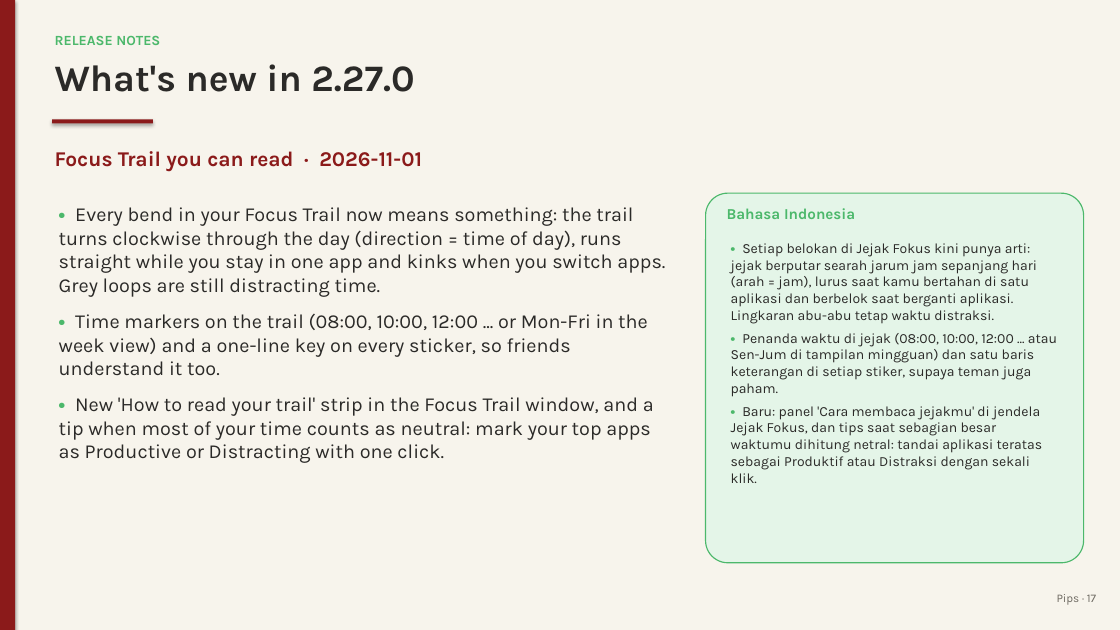
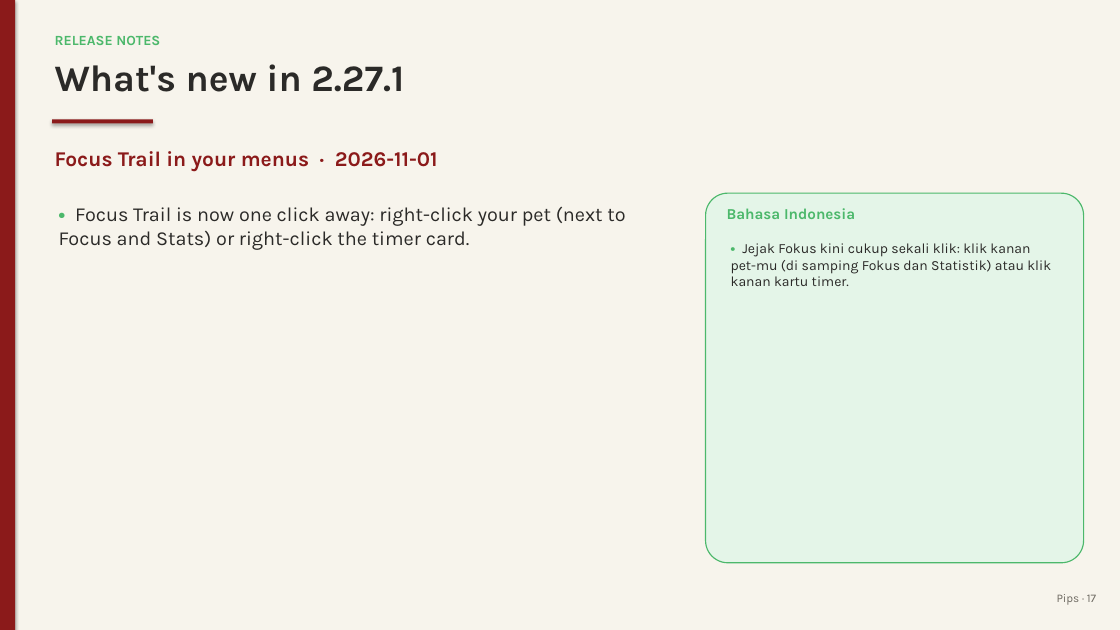
Before and after one commit to juw12/projects, a slide deck: slide 17 of apps/pips/web/download/Pips-Guide.pptx. Drawn at 1120x630 pixels with LibreOffice and Linux fonts; fonts in the diff are those of the drawing. Boxes give left, top, right and bottom in pixels: in the first picture for what was removed or moved away, otherwise in the second. Text is boxed around its words. In the diff, an @@ line names an element or a change of style, - is before the commit and + after.

Commit message:
pips 2.27.1: Focus Trail in your menus

```diff
--- a/apps/pips/web/download/Pips-Guide.pptx
+++ b/apps/pips/web/download/Pips-Guide.pptx
@@ text at bbox=[55, 64, 404, 92]: text changed @@
-What's new in 2.27.0
+What's new in 2.27.1
@@ text at bbox=[55, 151, 438, 172]: text changed @@
-Focus Trail you can read · 2026-11-01
+Focus Trail in your menus · 2026-11-01
@@ text at bbox=[59, 207, 625, 250]: text changed @@
-• Every bend in your Focus Trail now means something: the trail turns clockwise through the day (direction = time of day), runs straight while you stay in one app and kinks when you switch apps. Grey loops are still distracting time.
-• Time markers on the trail (08:00, 10:00, 12:00 ... or Mon-Fri in the week view) and a one-line key on every sticker, so friends understand it too.
-• New 'How to read your trail' strip in the Focus Trail window, and a tip when most of your time counts as neutral: mark your top apps as Productive or Distracting with one click.
+• Focus Trail is now one click away: right-click your pet (next to Focus and Stats) or right-click the timer card.
@@ text at bbox=[731, 243, 1051, 286]: text changed @@
-• Setiap belokan di Jejak Fokus kini punya arti: jejak berputar searah jarum jam sepanjang hari (arah = jam), lurus saat kamu bertahan di satu aplikasi dan berbelok saat berganti aplikasi. Lingkaran abu-abu tetap waktu distraksi.
-• Penanda waktu di jejak (08:00, 10:00, 12:00 ... atau Sen-Jum di tampilan mingguan) dan satu baris keterangan di setiap stiker, supaya teman juga paham.
-• Baru: panel 'Cara membaca jejakmu' di jendela Jejak Fokus, dan tips saat sebagian besar waktumu dihitung netral: tandai aplikasi teratas sebagai Produktif atau Distraksi dengan sekali klik.
+• Jejak Fokus kini cukup sekali klik: klik kanan pet-mu (di samping Fokus dan Statistik) atau klik kanan kartu timer.
```
Also in this commit, not shown: 2 other slides changed, 9 other files.
